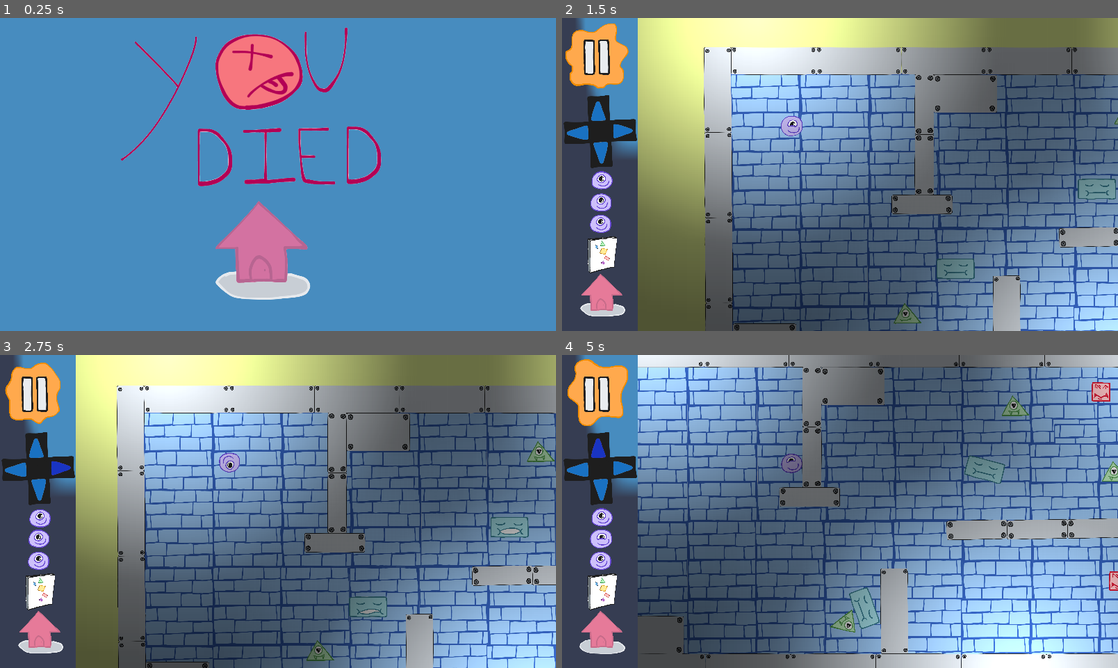
Above: before the commit, frames 1-4 (two rows, left to right).
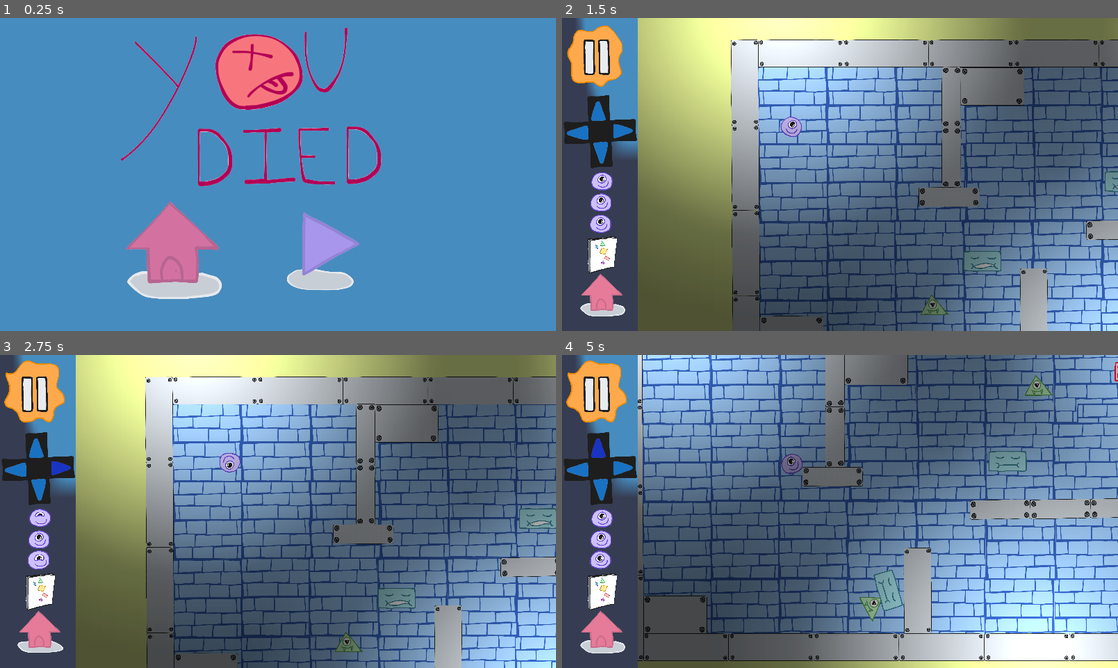
Above: after the commit, the same moments.

Repository: Abish-27/Graviton
Game: Godot game, scene res://lose.tscn
Same seed, same stepped clock (60 frames per second), same inputs: the game is played once before the commit and once after it. This scene is started directly instead of the project's main scene. The engine's default icon, where the game draws it, is replaced by a stand-in: a white triangle on a blue panel in a dark square.
Inputs (mouse positions are in pixels of both pictures, inside the frame that each line leads up to):
- Up to frame 1 (0.25 s): no input
- Up to frame 2 (1.5 s): click (890, 240) at 0.52 s; click (828, 190) at 1.27 s
- Up to frame 3 (2.75 s): hold D (right) from 2.03 s (still down)
- Up to frame 4 (5 s): release D (right) at 2.78 s; hold Down (down) 2.78-3.53 s; hold D (right) 3.53-4.28 s; hold Up (up) from 4.28 s (still down)

The runs differ from the first frame. In frame 1, 8.0% of the frame differs, in the area x 22-65%, y 58-90%; in frame 2, 35%; in frame 3, 38%; in frame 4, 41%, in the area x 0-100%, y 0-100%.

Commit message:
checkpoint

Diff:
--- a/graviton/bgmusic.tscn
+++ b/graviton/bgmusic.tscn
@@ -4,6 +4,6 @@
 
 [node name="bgmusic" type="AudioStreamPlayer"]
 stream = ExtResource("1_ixp77")
-volume_db = -25.743
+volume_db = -15.838
 autoplay = true
 parameters/looping = true
--- /dev/null
+++ b/graviton/checkpoint.gd
@@ -0,0 +1,9 @@
+extends Node2D
+
+var checkpoint_position: Vector2 = Vector2.ZERO
+
+func set_checkpoint(pos: Vector2):
+	checkpoint_position = pos
+
+func get_checkpoint() -> Vector2:
+	return checkpoint_position
--- /dev/null
+++ b/graviton/checkpoint.tscn
@@ -0,0 +1,6 @@
+[gd_scene load_steps=2 format=3 uid="uid://3w3fqm7nerpn"]
+
+[ext_resource type="Script" path="res://checkpoint.gd" id="1_3b7a4"]
+
+[node name="checkpoint" type="Node2D"]
+script = ExtResource("1_3b7a4")
--- /dev/null
+++ b/graviton/checkpoint_1.gd
@@ -0,0 +1,7 @@
+extends Area2D
+
+
+func _on_body_entered(body):
+	if body is CharacterBody2D:
+		if body.tag == 'player':
+			Checkpoint.set_checkpoint(global_position)
--- a/graviton/lose.gd
+++ b/graviton/lose.gd
@@ -17,3 +17,8 @@
 
 func _on_home_button_pressed() -> void:
 	get_tree().change_scene_to_file("res://home.tscn")
+
+
+func _on_button_pressed():
+	Bgmusic.stream_paused = false
+	get_tree().change_scene_to_file("res://main.tscn")
--- a/graviton/lose.tscn
+++ b/graviton/lose.tscn
@@ -10,6 +10,8 @@
 [ext_resource type="Texture2D" uid="uid://w4mr2h7k3qbm" path="res://images/shadow2.png" id="7_bry5a"]
 [ext_resource type="Texture2D" uid="uid://6sohdp5w4lmd" path="res://images/shadow3.png" id="8_q26u2"]
 [ext_resource type="AudioStream" uid="uid://c1afxp2pouy7x" path="res://music/Lost.wav" id="10_810ng"]
+[ext_resource type="Texture2D" uid="uid://cs0ab5yw51iu4" path="res://images/play1.png" id="11_c7dbl"]
+[ext_resource type="Script" path="res://button.gd" id="12_xr6jg"]
 
 [sub_resource type="SpriteFrames" id="SpriteFrames_rdpim"]
 animations = [{
@@ -61,10 +63,10 @@
 [node name="homeButton" type="Button" parent="."]
 self_modulate = Color(0.917647, 0.490196, 0.678431, 1)
 z_index = 1
-offset_left = 413.363
-offset_top = 365.0
-offset_right = 1202.36
-offset_bottom = 840.0
+offset_left = 229.0
+offset_top = 366.0
+offset_right = 1018.0
+offset_bottom = 841.0
 scale = Vector2(0.359998, 0.439999)
 focus_mode = 0
 icon = ExtResource("4_a6ad4")
@@ -81,21 +83,45 @@
 
 [node name="shadow" type="AnimatedSprite2D" parent="."]
 unique_name_in_owner = true
-position = Vector2(544, 553)
+position = Vector2(361, 552)
 scale = Vector2(0.537691, 0.537691)
 sprite_frames = SubResource("SpriteFrames_rdpim")
 
 [node name="Lost" type="AudioStreamPlayer2D" parent="."]
 position = Vector2(521, 214)
 stream = ExtResource("10_810ng")
-volume_db = 3.962
+volume_db = 8.629
 
 [node name="dying" type="AnimatedSprite2D" parent="."]
 unique_name_in_owner = true
 position = Vector2(522, 97)
 scale = Vector2(0.756849, 0.756849)
 sprite_frames = SubResource("SpriteFrames_hdkgu")
-frame_progress = 0.252881
+frame_progress = 0.303525
 speed_scale = 0.3
 
+[node name="Button" type="Button" parent="."]
+self_modulate = Color(0.728608, 0.64366, 0.993292, 1)
+z_index = 1
+anchors_preset = -1
+anchor_left = -0.05
+anchor_right = -0.05
+offset_left = 612.0
+offset_top = 394.0
+offset_right = 898.0
+offset_bottom = 709.0
+scale = Vector2(0.48, 0.48)
+focus_mode = 0
+theme_override_font_sizes/font_size = 27
+icon = ExtResource("11_c7dbl")
+flat = true
+script = ExtResource("12_xr6jg")
+metadata/_edit_use_anchors_ = true
+
+[node name="shadow2" type="AnimatedSprite2D" parent="."]
+position = Vector2(664, 542)
+scale = Vector2(0.373563, 0.373563)
+sprite_frames = SubResource("SpriteFrames_rdpim")
+
 [connection signal="pressed" from="homeButton" to="." method="_on_home_button_pressed"]
+[connection signal="pressed" from="Button" to="." method="_on_button_pressed"]
--- a/graviton/main.tscn
+++ b/graviton/main.tscn
@@ -15,6 +15,7 @@
 [ext_resource type="Texture2D" uid="uid://3mv647njebns" path="res://images/backshot2.png" id="12_vcc6d"]
 [ext_resource type="PackedScene" uid="uid://c8d0ss1hhpebo" path="res://wall_three.tscn" id="13_81584"]
 [ext_resource type="Script" path="res://win_area.gd" id="15_dyyvw"]
+[ext_resource type="Script" path="res://checkpoint_1.gd" id="16_pfeh3"]
 
 [sub_resource type="Gradient" id="Gradient_xsnnm"]
 offsets = PackedFloat32Array(0, 0.00649351, 0.441558, 0.597403)
@@ -29,10 +30,13 @@
 [sub_resource type="RectangleShape2D" id="RectangleShape2D_pukqi"]
 size = Vector2(144, 319)
 
+[sub_resource type="RectangleShape2D" id="RectangleShape2D_856oc"]
+size = Vector2(57, 46)
+
 [node name="main" type="Node2D"]
 
 [node name="player" parent="." node_paths=PackedStringArray("panel") instance=ExtResource("1_ewswa")]
-position = Vector2(-3, 96)
+position = Vector2(-64, 115)
 panel = NodePath("../CanvasLayer/Control")
 
 [node name="Camera2D" type="Camera2D" parent="player"]
@@ -2652,4 +2656,14 @@
 position = Vector2(157, -37.5)
 shape = SubResource("RectangleShape2D_pukqi")
 
+[node name="checkpoint1" type="Area2D" parent="."]
+unique_name_in_owner = true
+position = Vector2(2838, -503)
+script = ExtResource("16_pfeh3")
+
+[node name="CollisionShape2D" type="CollisionShape2D" parent="checkpoint1"]
+position = Vector2(22, 2)
+shape = SubResource("RectangleShape2D_856oc")
+
 [connection signal="body_entered" from="winArea" to="winArea" method="_on_body_entered"]
+[connection signal="body_entered" from="checkpoint1" to="checkpoint1" method="_on_body_entered"]
--- a/graviton/player.tscn
+++ b/graviton/player.tscn
@@ -239,15 +239,15 @@
 position = Vector2(-2, 8)
 shape = SubResource("RectangleShape2D_wfxxk")
 
-[node name="Gravity" type="AudioStreamPlayer2D" parent="."]
-unique_name_in_owner = true
-position = Vector2(-6, 13)
+[node name="Gravity" type="AudioStreamPlayer" parent="."]
+unique_name_in_owner = true
 stream = ExtResource("5_2cx42")
-
-[node name="Stasis" type="AudioStreamPlayer2D" parent="."]
-unique_name_in_owner = true
-position = Vector2(20, -2)
+volume_db = 10.0
+
+[node name="Stasis" type="AudioStreamPlayer" parent="."]
+unique_name_in_owner = true
 stream = ExtResource("6_cigbb")
+volume_db = 7.0
 
 [node name="particle1" type="AnimatedSprite2D" parent="."]
 visible = false
--- a/graviton/project.godot
+++ b/graviton/project.godot
@@ -18,6 +18,7 @@
 [autoload]
 
 Bgmusic="*res://bgmusic.tscn"
+Checkpoint="*res://checkpoint.gd"
 
 [display]
 
--- a/graviton/scripts/player.gd
+++ b/graviton/scripts/player.gd
@@ -13,6 +13,8 @@
 
 
 func _ready():
+	if Checkpoint.get_checkpoint() != Vector2.ZERO:
+		global_position = Checkpoint.get_checkpoint()
 	randomize()  # Ensure randomness on every run
 	var rand_angle = randf() * TAU
 	var rand_dir = Vector2(cos(rand_angle), sin(rand_angle)).normalized()
--- a/graviton/square.tscn
+++ b/graviton/square.tscn
@@ -154,9 +154,8 @@
 frame_progress = 0.74173
 speed_scale = 2.0
 
-[node name="audio" type="AudioStreamPlayer2D" parent="."]
+[node name="audio" type="AudioStreamPlayer" parent="."]
 unique_name_in_owner = true
-position = Vector2(-66, -25)
 stream = ExtResource("5_yrvfa")
 volume_db = 8.914
 
--- a/graviton/ui.tscn
+++ b/graviton/ui.tscn
@@ -286,6 +286,7 @@
 unique_name_in_owner = true
 position = Vector2(83, -155)
 stream = ExtResource("13_vp7jf")
+volume_db = 10.0
 
 [connection signal="pressed" from="stasis" to="." method="_on_stasis_pressed"]
 [connection signal="pressed" from="right" to="." method="_on_right_pressed"]
--- a/graviton/win.tscn
+++ b/graviton/win.tscn
@@ -70,7 +70,7 @@
 position = Vector2(525, 137)
 scale = Vector2(0.64726, 0.64726)
 sprite_frames = SubResource("SpriteFrames_y3yhg")
-frame_progress = 0.733218
+frame_progress = 0.302932
 speed_scale = 0.3
 
 [node name="homeButton" type="Button" parent="."]
Not shown: 1 places in graviton/lose.tscn that only renumber resources
Not shown: 1 places in graviton/main.tscn that only renumber resources
